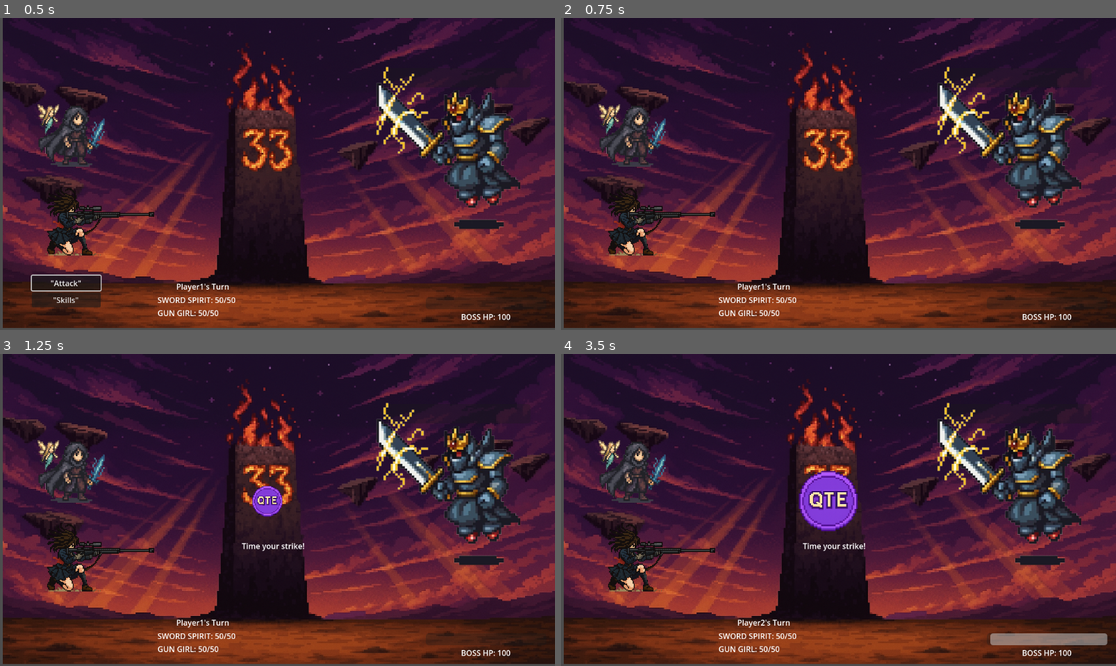
Above: before the commit, frames 1-4 (two rows, left to right).
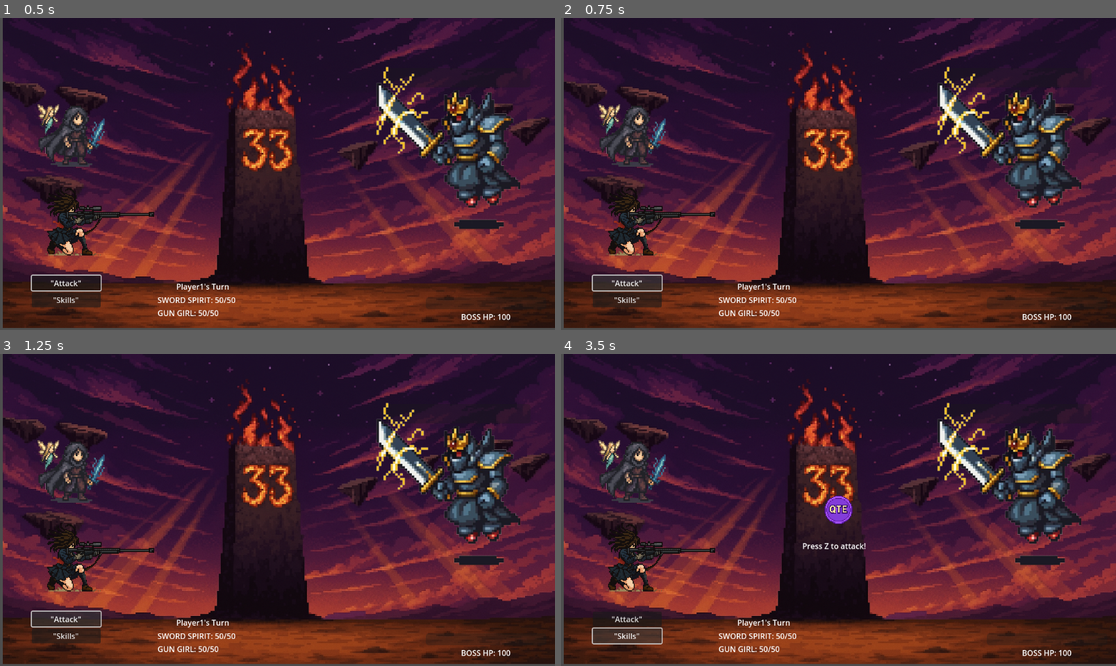
Above: after the commit, the same moments.

Repository: pmckay89/vifae-mvp-cc
Game: Godot game, scene res://scenes/BattleScene.tscn
Two runs of this game, one before a commit and one after it. Both use one fixed random seed, a clock stepped at 60 frames per second and the inputs below.
Inputs (mouse positions are in pixels of both pictures, inside the frame that each line leads up to):
- Up to frame 1 (0.5 s): no input
- Up to frame 2 (0.75 s): click "'Attack'" at 0.5 s
- Up to frame 3 (1.25 s): no input
- Up to frame 4 (3.5 s): click (627, 634) at 1.25 s, where only the run after the commit has a clickable "'Skills'"; tap Enter (start) at 2, 3.05 s; hold D (move right) 2.03-2.78 s; hold Z (confirm attack) 2.03-2.78 s; tap X (parry) at 2.3, 2.85 s; hold S (move down) from 2.78 s (still down)

Frame 1 is identical in both runs. In frame 2, 1.0% of the frame differs, in the area x 5-19%, y 82-93%; in frame 3, 1.6%; in frame 4, 3.1%, in the area x 5-99%, y 37-94%.

Commit message:
✅ Strict Input Split - Z/X/C working correctly ✅ State Machine - clean flow working

Diff:
--- a/scripts/enemy/Enemy.gd
+++ b/scripts/enemy/Enemy.gd
@@ -9,6 +9,59 @@
 func _ready():
 	rng.randomize()
 
+# This is called by the new TurnManager system for enemy attack animations
+func attack_animation(target: Node) -> void:
+	print("🔥 ENEMY ATTACK ANIMATION - target:", target.name)
+	if is_defeated:
+		return
+
+	# Show enemy attack sprite based on target
+	var e_block1 = get_node_or_null("e-block")
+	var e_block2 = get_node_or_null("e-block2")
+	var enemy_idle_sprite = get_node_or_null("Sprite2D")  # Default enemy sprite
+
+	print("🔧 e-block1 exists:", e_block1 != null)
+	print("🔧 e-block2 exists:", e_block2 != null)
+	print("🔧 enemy idle sprite exists:", enemy_idle_sprite != null)
+
+	# Hide default enemy sprite during attack
+	if enemy_idle_sprite:
+		enemy_idle_sprite.visible = false
+
+	if target.name == "Player1" and e_block1:
+		e_block1.visible = true
+		print("🎬 Showing enemy attack animation for Player1")
+	elif target.name == "Player2" and e_block2:
+		e_block2.visible = true
+		print("🎬 Showing enemy attack animation for Player2")
+	else:
+		print("❌ No attack sprite found for target:", target.name)
+
+	# Play enemy attack sound
+	var sfx_player := get_node_or_null("/root/BattleScene/SFXPlayer")
+	if sfx_player:
+		sfx_player.stream = preload("res://assets/sfx/miss.wav")
+		sfx_player.play()
+
+# This hides the attack sprites and shows the idle sprite again
+func end_attack_animation() -> void:
+	print("🎬 Enemy attack animation finished")
+
+	# Hide enemy attack sprites
+	var e_block1 = get_node_or_null("e-block")
+	var e_block2 = get_node_or_null("e-block2")
+	var enemy_idle_sprite = get_node_or_null("Sprite2D")
+
+	if e_block1:
+		e_block1.visible = false
+	if e_block2:
+		e_block2.visible = false
+
+	# Show default enemy sprite again
+	if enemy_idle_sprite:
+		enemy_idle_sprite.visible = true
+
+# ORIGINAL ATTACK METHOD - Kept for compatibility
 func attack(target: Node) -> void:
 	print("🔥 ENEMY ATTACK STARTED - target:", target.name)
 	if is_defeated:
@@ -99,3 +152,23 @@
 	if hp == 0:
 		is_defeated = true
 		print(name, "has been defeated!")
+
+# Reset method for combat reset
+func reset_for_new_combat():
+	hp = hp_max
+	is_defeated = false
+
+	# Make sure idle sprite is visible
+	var enemy_idle_sprite = get_node_or_null("Sprite2D")
+	if enemy_idle_sprite:
+		enemy_idle_sprite.visible = true
+
+	# Hide attack sprites
+	var e_block1 = get_node_or_null("e-block")
+	var e_block2 = get_node_or_null("e-block2")
+	if e_block1:
+		e_block1.visible = false
+	if e_block2:
+		e_block2.visible = false
+
+	print("RESET→ Enemy reset to initial state")
--- a/scripts/managers/QTEManager.gd
+++ b/scripts/managers/QTEManager.gd
@@ -96,9 +96,6 @@
 
 	# Show and animate the QTE UI
 	show_qte_ui(prompt_text, window_ms)
-
-	# Show and animate the QTE UI
-	show_qte_ui(prompt_text, window_ms)
 	print("[QTE] spawn @%s parent=%s z=%d" % [
 		qte_container.get_path(),
 		qte_container.get_parent().get_path(),
@@ -185,6 +182,9 @@
 		qte_text.text = prompt
 
 	if qte_circle:
+		# Center the QTECircle in screen coordinates
+		var screen_center = get_viewport().get_visible_rect().size / 2
+		qte_circle.position = screen_center
 		qte_circle.scale = Vector2(0.15, 0.15)
 
 func hide_qte_ui() -> void:
--- a/scripts/managers/TurnManager.gd
+++ b/scripts/managers/TurnManager.gd
@@ -1,25 +1,405 @@
 extends Node
 
+# MVP State Machine - Strict Input Split
+enum State {
+	BEGIN_TURN,
+	ACTOR_READY,
+	SHOW_MENU,
+	ENEMY_THINK,
+	QTE_ACTIVE,
+	RESOLVE_ACTION,
+	CHECK_END,
+	VICTORY,
+	GAME_OVER,
+	RESET_COMBAT
+}
+
+var current_state: State = State.BEGIN_TURN
 var turn_order: Array = []
 var current_turn_index: int = 0
-var game_over: bool = false
 var current_actor: Node = null
-var waiting_for_input: bool = false
-var qte_active: bool = false
-
+var selected_action: String = ""
+var selected_target: Node = null
+
+# UI References - match your exact paths
 @onready var turn_label := get_node("../UILayer/TurnLabel")
-@onready var attack_button := get_node("/root/BattleScene/UILayer/ActionMenu/AttackButton")
-@onready var skills_button := get_node("/root/BattleScene/UILayer/ActionMenu/SkillsButton")
-@onready var action_menu := get_node("/root/BattleScene/UILayer/ActionMenu")
+@onready var action_menu := get_node_or_null("/root/BattleScene/UILayer/ActionMenu")
+@onready var attack_button := get_node_or_null("/root/BattleScene/UILayer/ActionMenu/AttackButton")
+@onready var skills_button := get_node_or_null("/root/BattleScene/UILayer/ActionMenu/SkillsButton")
 @onready var bgm_player := get_node("../BGMPlayer")
-@onready var sfx_player := get_node("../SFXPlayer")
-var music_enabled := true
-
-func _unhandled_input(event):
-	if event.is_action_pressed("confirm attack") and waiting_for_input and not qte_active:
-		on_attack_pressed()
-	if event is InputEventKey and event.pressed and event.keycode == KEY_M:
+
+# Menu state
+var menu_selection: int = 0
+var music_enabled: bool = true
+
+func _ready():
+	print("STATE→ INITIALIZING TurnManager")
+
+	# Set up turn order
+	turn_order = [
+		get_node("/root/BattleScene/Player1"),
+		get_node("/root/BattleScene/Player2"),
+		get_node("/root/BattleScene/Enemy")
+	]
+
+	# Start the state machine
+	change_state(State.BEGIN_TURN)
+
+func _input(event):
+	if not event is InputEventKey:
+		return
+	if not event.pressed:
+		return
+
+	# Music toggle
+	if event.keycode == KEY_M:
 		toggle_music()
+		return
+
+	match current_state:
+		State.SHOW_MENU:
+			handle_menu_input(event)
+		State.QTE_ACTIVE:
+			# QTE handles its own input, we just log
+			if event.is_action_pressed("confirm attack"):
+				print("INPUT→ Z pressed during QTE (offense)")
+			elif event.is_action_pressed("parry"):
+				print("INPUT→ X pressed during QTE (defense)")
+
+func handle_menu_input(event):
+	if event.is_action_pressed("move up"):
+		menu_selection = max(0, menu_selection - 1)
+		update_menu_highlight()
+		print("MENU→ Selection: " + str(menu_selection))
+
+	elif event.is_action_pressed("move down"):
+		menu_selection = min(1, menu_selection + 1)  # Attack=0, Skills=1
+		update_menu_highlight()
+		print("MENU→ Selection: " + str(menu_selection))
+
+	elif event.is_action_pressed("confirm attack"):  # Z confirms
+		if menu_selection == 0:
+			selected_action = "attack"
+			selected_target = get_enemy()
+			print("MENU→ Attack selected")
+			change_state(State.QTE_ACTIVE)
+		elif menu_selection == 1:
+			selected_action = "skill"
+			selected_target = get_enemy()
+			print("MENU→ Skill selected")
+			change_state(State.QTE_ACTIVE)
+
+	elif event.is_action_pressed("cancel dodge"):  # C cancels
+		print("MENU→ Cancel pressed (no effect at top level)")
+
+func update_menu_highlight():
+	# Simple highlighting using button focus
+	if attack_button and skills_button:
+		if menu_selection == 0:
+			attack_button.grab_focus()
+		else:
+			skills_button.grab_focus()
+
+func change_state(new_state: State):
+	print("STATE→ " + State.keys()[current_state] + " -> " + State.keys()[new_state])
+	current_state = new_state
+
+	match current_state:
+		State.BEGIN_TURN:
+			begin_turn()
+		State.ACTOR_READY:
+			actor_ready()
+		State.SHOW_MENU:
+			show_menu()
+		State.ENEMY_THINK:
+			enemy_think()
+		State.QTE_ACTIVE:
+			start_qte()
+		State.RESOLVE_ACTION:
+			resolve_action()
+		State.CHECK_END:
+			check_end()
+		State.VICTORY:
+			victory()
+		State.GAME_OVER:
+			game_over()
+		State.RESET_COMBAT:
+			reset_combat()
+
+func begin_turn():
+	current_actor = turn_order[current_turn_index]
+	print("STATE→ BEGIN_TURN: " + current_actor.name)
+
+	# Skip defeated actors
+	if current_actor.get("is_defeated"):
+		print("STATE→ Actor defeated, skipping")
+		end_turn()
+		return
+
+	change_state(State.ACTOR_READY)
+
+func actor_ready():
+	print("STATE→ ACTOR_READY: " + current_actor.name)
+
+	if turn_label:
+		turn_label.text = current_actor.name + "'s Turn"
+
+	if is_player(current_actor):
+		change_state(State.SHOW_MENU)
+	else:
+		change_state(State.ENEMY_THINK)
+
+func show_menu():
+	print("STATE→ SHOW_MENU for " + current_actor.name)
+	menu_selection = 0
+
+	if action_menu:
+		action_menu.visible = true
+
+	update_menu_highlight()
+
+func enemy_think():
+	print("STATE→ ENEMY_THINK")
+
+	# Hide any player menus
+	if action_menu:
+		action_menu.visible = false
+
+	# Brief delay for enemy "thinking"
+	await get_tree().create_timer(1.0).timeout
+
+	# Enemy selects attack and target
+	selected_target = get_random_alive_player()
+	if selected_target == null:
+		print("STATE→ No valid targets, ending turn")
+		end_turn()
+		return
+
+	# Determine enemy attack pattern (deterministic rotation)
+	var enemy_turn_count = get_enemy_turn_count()
+	var attack_index = enemy_turn_count % 3
+
+	match attack_index:
+		0:
+			selected_action = "arc_slash"
+			print("ENEMY→ Arc Slash (single-tap QTE)")
+		1:
+			selected_action = "lightning_surge"
+			print("ENEMY→ Lightning Surge (multi-tap QTE)")
+		2:
+			selected_action = "phase_slam"
+			print("ENEMY→ Phase Slam (hold QTE)")
+
+	change_state(State.QTE_ACTIVE)
+
+func start_qte():
+	print("STATE→ QTE_ACTIVE")
+
+	# Small delay to prevent menu input carryover
+	await get_tree().create_timer(1.0).timeout
+
+	var qte_result: String
+
+	if is_player(current_actor):
+		# Player offense QTE (Z button)
+		if selected_action == "attack":
+			qte_result = await QTEManager.start_qte("confirm attack", 800, "Press Z to attack!", current_actor)
+		elif selected_action == "skill":
+			qte_result = await QTEManager.start_qte("confirm attack", 1000, "Hold Z and release!", current_actor)
+	else:
+		# Enemy attack QTE (X button for defense)
+		match selected_action:
+			"arc_slash":
+				qte_result = await QTEManager.start_qte("parry", 700, "Press X to parry!", selected_target)
+			"lightning_surge":
+				qte_result = await QTEManager.start_qte("parry", 500, "Press X rapidly!", selected_target)
+			"phase_slam":
+				qte_result = await QTEManager.start_qte("parry", 900, "Hold X, release on cue!", selected_target)
+
+	print("QTE→ Result: " + qte_result)
+
+	# Store result for resolve phase
+	set_meta("qte_result", qte_result)
+	change_state(State.RESOLVE_ACTION)
+
+func resolve_action():
+	print("STATE→ RESOLVE_ACTION")
+
+	var qte_result = get_meta("qte_result", "fail")
+	var damage = 0
+
+	if is_player(current_actor):
+		# Player action damage
+		if selected_action == "attack":
+			match qte_result:
+				"crit": damage = 10
+				"normal": damage = 6
+				"fail": damage = 0
+		elif selected_action == "skill":
+			match qte_result:
+				"crit": damage = 16
+				"normal": damage = 10
+				"fail": damage = 0
+
+		print("DMG→ Player deals " + str(damage) + " to " + selected_target.name)
+		if damage > 0 and selected_target.has_method("take_damage"):
+			selected_target.take_damage(damage)
+
+	else:
+		# Enemy action damage (mitigated by parry)
+		var base_damage = 0
+		match selected_action:
+			"arc_slash": base_damage = 10
+			"lightning_surge": base_damage = 12  # 6+6
+			"phase_slam": base_damage = 18
+
+		# Show enemy attack animation
+		if current_actor.has_method("attack_animation"):
+			current_actor.attack_animation(selected_target)
+
+		# ADD THIS LINE - delay to see the animation
+		await get_tree().create_timer(0.8).timeout
+
+		# Apply parry mitigation
+		var mitigation = 0.0
+		match qte_result:
+			"normal": mitigation = 0.0   # 0% damage (successful parry)
+			"fail": mitigation = 1.0     # 100% damage (failed parry)
+
+		damage = int(base_damage * mitigation)
+		print("DMG→ Enemy deals " + str(damage) + " to " + selected_target.name + " (base: " + str(base_damage) + ", mitigated: " + str(int(mitigation * 100)) + "%)")
+
+		if damage > 0 and selected_target.has_method("take_damage"):
+			selected_target.take_damage(damage)
+
+		# Hide enemy attack animation after damage
+		if current_actor.has_method("end_attack_animation"):
+			current_actor.end_attack_animation()
+
+	# Add feedback here (screen shake, hitstop, etc.)
+	trigger_feedback(qte_result, damage)
+
+	change_state(State.CHECK_END)
+
+func trigger_feedback(qte_result: String, damage: int):
+	# Placeholder for feedback system
+	print("FEEDBACK→ " + qte_result + " result, " + str(damage) + " damage")
+	# TODO: Screen shake, hitstop, popup, etc.
+
+func check_end():
+	print("STATE→ CHECK_END")
+
+	# Check victory (all enemies defeated)
+	var enemies_alive = false
+	for actor in turn_order:
+		if actor.name.begins_with("Enemy") and not actor.get("is_defeated"):
+			enemies_alive = true
+			break
+
+	if not enemies_alive:
+		print("CHECK→ Victory condition met")
+		change_state(State.VICTORY)
+		return
+
+	# Check defeat (all players defeated)
+	var players_alive = false
+	for actor in turn_order:
+		if is_player(actor) and not actor.get("is_defeated"):
+			players_alive = true
+			break
+
+	if not players_alive:
+		print("CHECK→ Defeat condition met")
+		change_state(State.GAME_OVER)
+		return
+
+	# Continue combat
+	print("CHECK→ Combat continues")
+	end_turn()
+
+func victory():
+	print("STATE→ VICTORY")
+	if turn_label:
+		turn_label.text = "VICTORY!"
+
+	# Hide menus
+	if action_menu:
+		action_menu.visible = false
+
+	# Wait for player input or auto-reset
+	await get_tree().create_timer(2.0).timeout
+	change_state(State.RESET_COMBAT)
+
+func game_over():
+	print("STATE→ GAME_OVER")
+	if turn_label:
+		turn_label.text = "DEFEAT..."
+
+	# Hide menus
+	if action_menu:
+		action_menu.visible = false
+
+	# Wait for player input or auto-reset
+	await get_tree().create_timer(2.0).timeout
+	change_state(State.RESET_COMBAT)
+
+func reset_combat():
+	print("RESET→ Resetting combat to initial state")
+
+	# Reset all actors
+	for actor in turn_order:
+		if actor.has_method("reset_for_new_combat"):
+			actor.reset_for_new_combat()
+		else:
+			# Default reset
+			if actor.has_method("set"):
+				actor.hp = actor.hp_max
+				actor.is_defeated = false
+
+	# Reset turn state
+	current_turn_index = 0
+	current_actor = null
+	selected_action = ""
+	selected_target = null
+	menu_selection = 0
+
+	# Reset UI
+	if turn_label:
+		turn_label.text = ""
+	if action_menu:
+		action_menu.visible = false
+
+	print("RESET→ Complete, starting new combat")
+	change_state(State.BEGIN_TURN)
+
+func end_turn():
+	current_turn_index = (current_turn_index + 1) % turn_order.size()
+	change_state(State.BEGIN_TURN)
+
+# Helper functions
+func is_player(actor: Node) -> bool:
+	return actor.name.begins_with("Player")
+
+func get_enemy() -> Node:
+	for actor in turn_order:
+		if actor.name.begins_with("Enemy") and not actor.get("is_defeated"):
+			return actor
+	return null
+
+func get_random_alive_player() -> Node:
+	var alive_players = []
+	for actor in turn_order:
+		if is_player(actor) and not actor.get("is_defeated"):
+			alive_players.append(actor)
+
+	if alive_players.size() > 0:
+		return alive_players[randi() % alive_players.size()]
+	return null
+
+func get_enemy_turn_count() -> int:
+	# Count how many times enemy has acted (for deterministic pattern)
+	# This is a simple implementation - you might want to track this more robustly
+	return current_turn_index / turn_order.size()
 
 func toggle_music():
 	music_enabled = !music_enabled
@@ -29,146 +409,3 @@
 	else:
 		bgm_player.stop()
 		print("🔇 Music OFF")
-
-func _ready():
-	attack_button.pressed.connect(on_attack_pressed)
-	# Skills not MVP — keep connected but function is a no-op
-	skills_button.pressed.connect(on_skills_pressed)
-
-	# volumes
-	bgm_player.volume_db = -6
-	sfx_player.volume_db = -6
-
-	# turn order
-	turn_order = [
-		get_node("/root/BattleScene/Player1"),
-		get_node("/root/BattleScene/Player2"),
-		get_node("/root/BattleScene/Enemy")
-	]
-
-	start_turn()
-
-func start_turn():
-	if game_over:
-		attack_button.grab_focus()
-		return
-
-	current_actor = turn_order[current_turn_index]
-	if bool(current_actor.get("is_defeated")):
-		end_turn()
-		return
-
-	if check_victory():
-		game_over = true
-		turn_label.text = "VICTORY!"
-		return
-	elif check_defeat():
-		game_over = true
-		turn_label.text = "DEFEAT..."
-		return
-
-	turn_label.text = current_actor.name + "'s Turn"
-
-	if is_player(current_actor):
-		waiting_for_input = true
-		show_action_menu(true)
-		attack_button.grab_focus()
-	else:
-		waiting_for_input = false
-		show_action_menu(false)
-
-		# brief telegraph so the Enemy turn is visible
-		await get_tree().create_timer(2.5).timeout
-
-		var enemy := current_actor
-		var alive_players = []
-		for a in turn_order:
-			if is_player(a) and not bool(a.get("is_defeated")):
-				alive_players.append(a)
-
-		var tgt: Node = null
-		if alive_players.size() > 0:
-			tgt = alive_players[randi() % alive_players.size()]  # Random target!
-
-		if enemy and enemy.has_method("attack") and tgt:
-			enemy.attack(tgt)
-
-		end_turn()
-
-
-func end_turn():
-	await get_tree().create_timer(0.6).timeout
-	current_turn_index = (current_turn_index + 1) % turn_order.size()
-	start_turn()
-
-func on_attack_pressed():
-	if not waiting_for_input or qte_active:
-		return
-
-	print("⚔️ Basic attack by:", current_actor.name)
-	waiting_for_input = false
-	qte_active = true
-	show_action_menu(false)
-
-	# Small windup
-	await get_tree().create_timer(0.3).timeout
-
-	# Use an existing action to avoid InputMap errors ("confirm attack" instead of "timing")
-	# Signature: start_qte(action_name: String, window_ms: int, prompt: String) -> String ("crit","normal","fail")
-	var qte_result := await QTEManager.start_qte("confirm attack", 700, "Time your strike!")
-	var enemy := get_node("/root/BattleScene/Enemy")
-
-	handle_basic_attack_result(qte_result, enemy)
-
-	qte_active = false
-	end_turn()
-
-func handle_basic_attack_result(result: String, target):
-	var damage := 0
-	match result:
-		"crit":
-			if current_actor.has_node("."): # dummy to keep rng access identical if you use it
-				damage = current_actor.rng.randi_range(20, 30)
-			else:
-				damage = randi_range(20, 30)
-			print(current_actor.name + " lands a CRITICAL hit!")
-		"normal":
-			if current_actor.has_node("."):
-				damage = current_actor.rng.randi_range(10, 15)
-			else:
-				damage = randi_range(10, 15)
-			print(current_actor.name + " hits successfully!")
-		"fail":
-			if current_actor.has_node("."):
-				damage = current_actor.rng.randi_range(3, 5)
-			else:
-				damage = randi_range(3, 5)
-			print(current_actor.name + " grazes the target...")
-
-	if damage > 0 and target and target.has_method("take_damage"):
-		target.take_damage(damage)
-
-func on_skills_pressed():
-	# Not MVP — do nothing for now
-	return
-
-func show_action_menu(show: bool):
-	action_menu.visible = show
-
-func check_victory() -> bool:
-	for actor in turn_order:
-		if actor.name.begins_with("Enemy"):
-			if not bool(actor.get("is_defeated")):
-				return false
-	return true
-
-
-func check_defeat() -> bool:
-	for actor in turn_order:
-		if actor.name.begins_with("Player"):
-			if not bool(actor.get("is_defeated")):
-				return false
-	return true
-
-func is_player(actor: Node) -> bool:
-	return actor.name.begins_with("Player")
